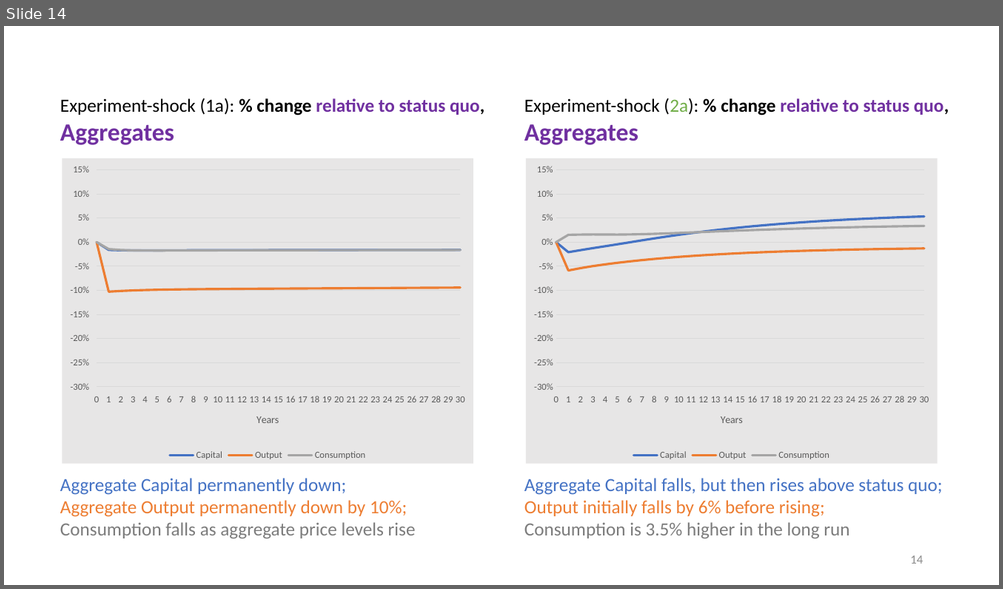
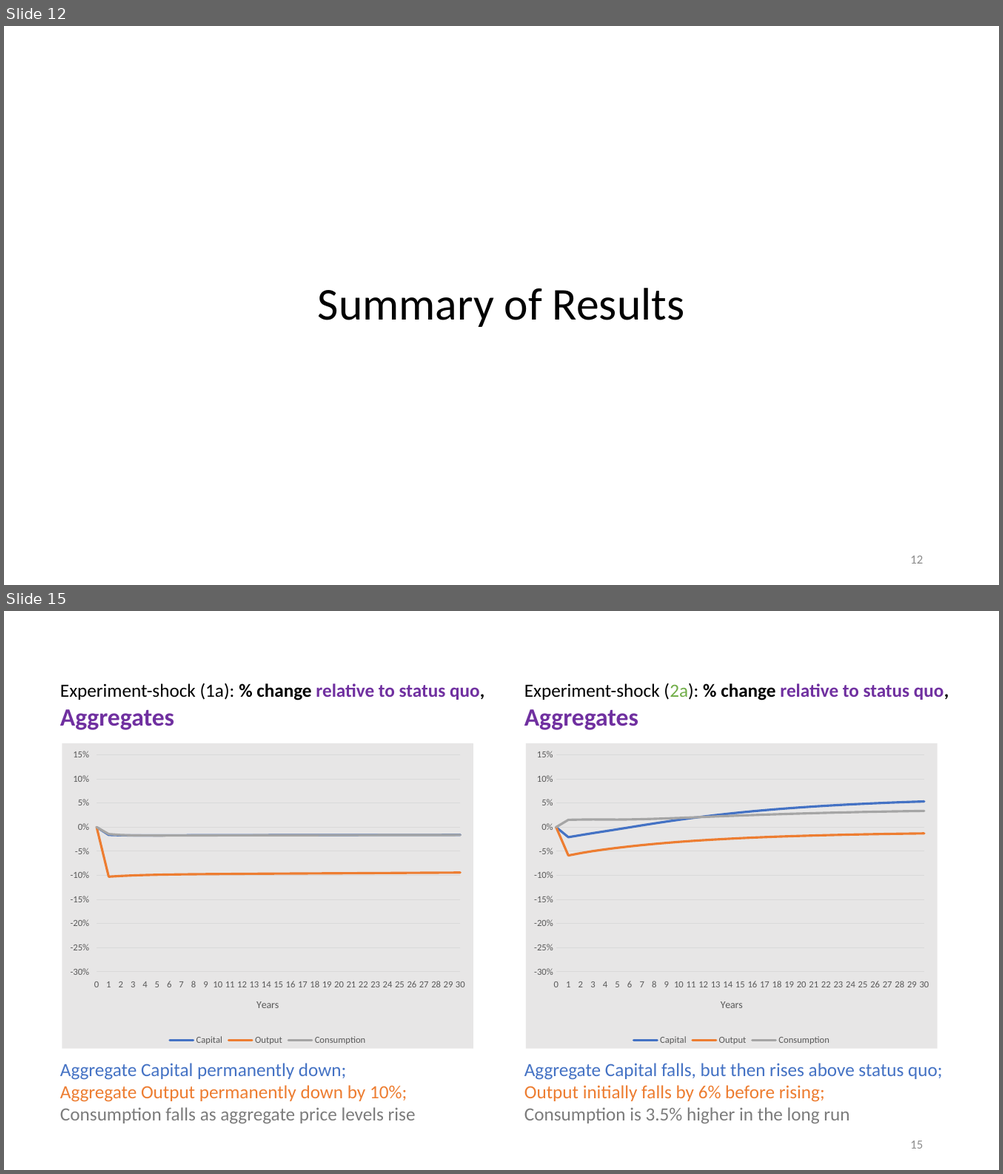
Before and after one commit to patrickocal/gladstone, a slide deck: powerpoint/glad-slides.pptx. Shown one above the other, each under a label of ours: slide 14 before the commit, slides 12 and 15 after it; the slides between them are not shown. The pictures are 1003x589 and 1003x1174 pixels, drawn with LibreOffice and Linux fonts; fonts in the diff are those of the drawing. Boxes give left, top, right and bottom in pixels: in the first picture for what was removed or moved away, otherwise in the second. Text is boxed around its words. In the diff, an @@ line names an element or a change of style, - is before the commit and + after.

```diff
--- a/powerpoint/glad-slides.pptx
+++ b/powerpoint/glad-slides.pptx
@@ slide 12 added at (4,26,999,585), background #FFFFFF @@
@@ title added at (318,288,684,327), 44 pt, text #000000 @@
+Summary of Results
@@ page number added at (910,556,922,564), 12 pt, text #8C8C8C @@
+12
@@ what was slide 14 is now slide 15 @@
@@ page number at (910,1141,922,1149): text changed @@
-14
+15
```
Also in this commit, not shown: 5 slides changed, 1 other file.
